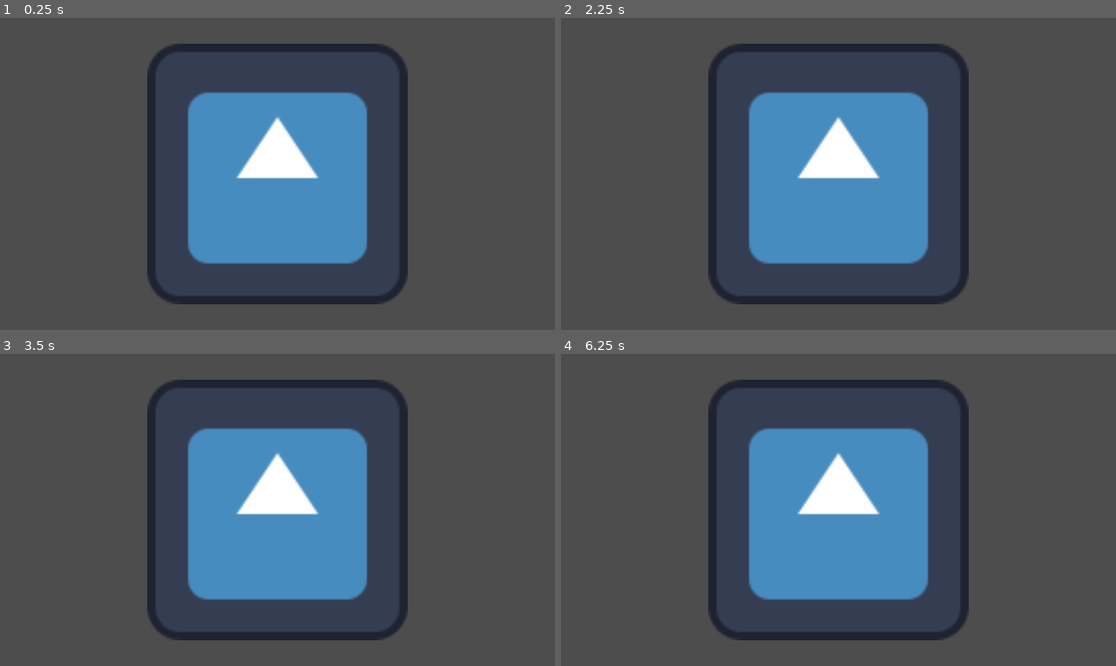
Above: before the commit, frames 1-4 (two rows, left to right).
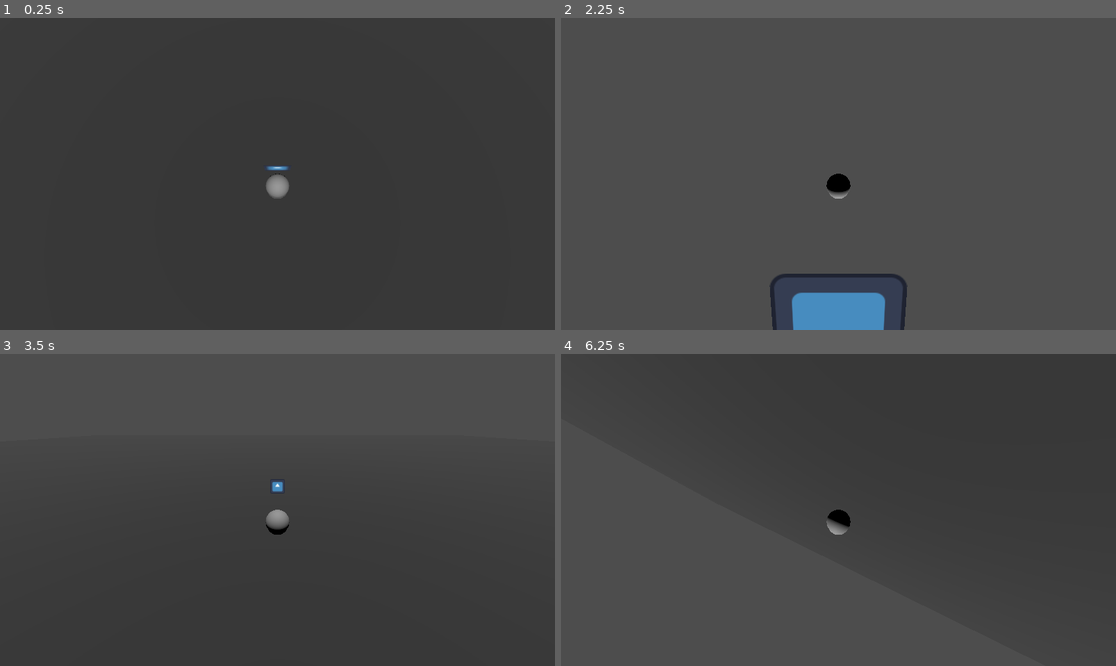
Above: after the commit, the same moments.

Repository: Flying-Hammer754/piratejam16
Game: Godot game, scene res://test_web_export.tscn
Same seed, same stepped clock (60 frames per second), same inputs: the game is played once before the commit and once after it. The engine's default icon, where the game draws it, is replaced by a stand-in: a white triangle on a blue panel in a dark square.
Inputs:
- Up to frame 1 (0.25 s): no input
- Up to frame 2 (2.25 s): tap Enter at 0.5 s; hold D (player_move_right, bound only after the commit) 0.53-1.28 s; hold F (player_fall_over, bound only after the commit) 0.53-1.28 s; tap Space (player_jump, bound only after the commit) at 0.77, 0.8, 1.07, 1.35, 1.52, 1.82, 2 s; hold S (player_move_backwards, bound only after the commit) 1.28-2.03 s; tap F (player_fall_over, bound only after the commit) at 1.55 s; hold D (player_move_right, bound only after the commit) from 2.03 s (still down); hold F (player_fall_over, bound only after the commit) from 2.03 s (still down)
- Up to frame 3 (3.5 s): tap Space (player_jump, bound only after the commit) at 2.3, 3.02, 3.32 s; release D (player_move_right, bound only after the commit) at 2.78 s; release F (player_fall_over, bound only after the commit) at 2.78 s; hold W (player_move_forward, bound only after the commit) from 2.78 s (still down); tap F (player_fall_over, bound only after the commit) at 2.85 s
- Up to frame 4 (6.25 s): release W (player_move_forward, bound only after the commit) at 3.53 s; hold Space (player_jump, bound only after the commit) 3.53-4.28 s; hold A (player_move_left, bound only after the commit) 3.53-5.03 s; tap F (player_fall_over, bound only after the commit) at 4.35, 6.05 s; tap Space (player_jump, bound only after the commit) at 4.52, 4.82, 5.3, 5.85, 6.02 s; hold S (player_move_backwards, bound only after the commit) 5.03-5.78 s; hold F (player_fall_over, bound only after the commit) 5.03-5.78 s; hold D (player_move_right, bound only after the commit) from 5.78 s (still down)

The runs differ from the first frame. In frame 1, 37% of the frame differs, in the area x 26-74%, y 8-92%; in frame 2, 25%; in frame 3, 28%; in frame 4, 27%.

Commit message:
Add Rigidbody-based Character controller

Diff:
--- /dev/null
+++ b/player.gd
@@ -0,0 +1,65 @@
+extends RigidBody3D
+
+@export var speed: float = 18.0
+@export var airspeed: float = 10.0
+@export var jump_strength: float = 150
+@export var start_of_ragdoll: float = 0.08
+@export var max_velocity: float = 36
+@export var ground: Node3D
+
+var ragdoll_time: float = 0.0
+
+# Called when the node enters the scene tree for the first time.
+func _ready() -> void:
+	set_center_of_mass(position)
+
+# Called every frame. 'delta' is the elapsed time since the previous frame.
+func _process(delta: float) -> void:
+	pass
+
+func handle_ragdoll() -> void:
+	if Vector2(rotation.x, rotation.z).distance_squared_to(Vector2.ZERO) < start_of_ragdoll:
+		ragdoll_time = 0.0
+	else:
+		ragdoll_time += get_process_delta_time()
+		print("R", Vector2(rotation.x, rotation.z).distance_squared_to(Vector2.ZERO))
+		if ragdoll_time > 4:
+			axis_lock_linear_x = true
+			axis_lock_linear_y = true
+			axis_lock_linear_z = true
+			rotation.x = 0.0 #rotation.move_toward(Vector3(0.0, 0.0, 0.0), delta * (rotation.distance_squared_to(Vector3(0.0, 0.0, 0.0)) + 1.0))
+			rotation.z = 0.0
+			position.y += 0.5
+			angular_velocity = Vector3(0.0, 0.0, 0.0)
+			print(rotation_degrees)
+			axis_lock_linear_x = false
+			axis_lock_linear_y = false
+			axis_lock_linear_z = false
+			ragdoll_time = 0
+
+func _physics_process(delta: float) -> void:
+	var input_direction: Vector2 = Input.get_vector(
+			"player_move_left", "player_move_right",
+			"player_move_forward", "player_move_backwards"
+			)
+	var movement_direction: Vector3 = Vector3(input_direction.x, 0.0, input_direction.y).normalized()
+	if get_colliding_bodies().has(ground):
+		movement_direction *= speed
+		# This was supposed to be for the player character to get up after being knocked down
+		# but, no matter what i try it doesn't work, so i got rid of it and locked the rotation on the player.
+
+		handle_ragdoll()
+	else:
+		movement_direction *= airspeed
+
+	if Input.is_action_pressed("player_jump") and get_colliding_bodies().has(ground ):
+		movement_direction.y += jump_strength
+
+	if Input.is_action_pressed("player_fall_over"):
+		angular_velocity.x = 8
+	else: if linear_velocity.length_squared() < max_velocity:
+		#linear_velocity.x = lerp(linear_velocity.x, movement_direction.x, 0.2)
+		#linear_velocity.z = lerp(linear_velocity.z, movement_direction.z, 0.2)
+		apply_impulse(movement_direction)
+		#angular_velocity = Vector3.ZERO
+		#rotation.y += movement_direction.x / speed * get_process_delta_time()
--- /dev/null
+++ b/player.tscn
@@ -0,0 +1,31 @@
+[gd_scene load_steps=4 format=3 uid="uid://d4kt434187hen"]
+
+[ext_resource type="Script" path="res://player.gd" id="1_0vjcc"]
+[ext_resource type="Shape3D" uid="uid://bduq2q0oabb3c" path="res://player_collision_shape.tres" id="1_befr8"]
+
+[sub_resource type="CapsuleMesh" id="CapsuleMesh_4gqsp"]
+
+[node name="RigidBody3D" type="RigidBody3D"]
+mass = 50.0
+lock_rotation = true
+contact_monitor = true
+max_contacts_reported = 8
+script = ExtResource("1_0vjcc")
+airspeed = 15.0
+
+[node name="CollisionShape3D" type="CollisionShape3D" parent="."]
+transform = Transform3D(1, 0, 0, 0, 1, 0, 0, 0, 1, 0, 1, 0)
+shape = ExtResource("1_befr8")
+
+[node name="Camera3D" type="Camera3D" parent="."]
+transform = Transform3D(1, 0, 0, 0, 0.173648, 0.984808, 0, -0.984808, 0.173648, 0, 10, 1)
+current = true
+
+[node name="MeshInstance3D" type="MeshInstance3D" parent="."]
+transform = Transform3D(1, 0, 0, 0, 1, 0, 0, 0, 1, 0, 1, 0)
+gi_mode = 0
+mesh = SubResource("CapsuleMesh_4gqsp")
+
+[node name="AudioListener3D" type="AudioListener3D" parent="."]
+transform = Transform3D(1, 0, 0, 0, 1, 0, 0, 0, 1, 0, 2, 0)
+current = true
--- /dev/null
+++ b/player_collision_shape.tres
@@ -0,0 +1,3 @@
+[gd_resource type="CapsuleShape3D" format=3 uid="uid://bduq2q0oabb3c"]
+
+[resource]
--- a/project.godot
+++ b/project.godot
@@ -15,6 +15,48 @@
 config/features=PackedStringArray("4.3", "GL Compatibility")
 config/icon="res://icon.svg"
 
+[input]
+
+player_move_forward={
+"deadzone": 0.5,
+"events": [Object(InputEventKey,"resource_local_to_scene":false,"resource_name":"","device":0,"window_id":0,"alt_pressed":false,"shift_pressed":false,"ctrl_pressed":false,"meta_pressed":false,"pressed":false,"keycode":0,"physical_keycode":87,"key_label":0,"unicode":0,"location":0,"echo":false,"script":null)
+, Object(InputEventJoypadButton,"resource_local_to_scene":false,"resource_name":"","device":-1,"button_index":11,"pressure":0.0,"pressed":false,"script":null)
+, Object(InputEventJoypadMotion,"resource_local_to_scene":false,"resource_name":"","device":-1,"axis":1,"axis_value":-1.0,"script":null)
+]
+}
+player_move_backwards={
+"deadzone": 0.5,
+"events": [Object(InputEventKey,"resource_local_to_scene":false,"resource_name":"","device":0,"window_id":0,"alt_pressed":false,"shift_pressed":false,"ctrl_pressed":false,"meta_pressed":false,"pressed":false,"keycode":0,"physical_keycode":83,"key_label":0,"unicode":0,"location":0,"echo":false,"script":null)
+, Object(InputEventJoypadButton,"resource_local_to_scene":false,"resource_name":"","device":-1,"button_index":12,"pressure":0.0,"pressed":false,"script":null)
+, Object(InputEventJoypadMotion,"resource_local_to_scene":false,"resource_name":"","device":-1,"axis":1,"axis_value":1.0,"script":null)
+]
+}
+player_move_left={
+"deadzone": 0.5,
+"events": [Object(InputEventKey,"resource_local_to_scene":false,"resource_name":"","device":-1,"window_id":0,"alt_pressed":false,"shift_pressed":false,"ctrl_pressed":false,"meta_pressed":false,"pressed":false,"keycode":0,"physical_keycode":65,"key_label":0,"unicode":97,"location":0,"echo":false,"script":null)
+, Object(InputEventJoypadButton,"resource_local_to_scene":false,"resource_name":"","device":-1,"button_index":13,"pressure":0.0,"pressed":false,"script":null)
+, Object(InputEventJoypadMotion,"resource_local_to_scene":false,"resource_name":"","device":-1,"axis":0,"axis_value":-1.0,"script":null)
+]
+}
+player_move_right={
+"deadzone": 0.5,
+"events": [Object(InputEventKey,"resource_local_to_scene":false,"resource_name":"","device":-1,"window_id":0,"alt_pressed":false,"shift_pressed":false,"ctrl_pressed":false,"meta_pressed":false,"pressed":false,"keycode":0,"physical_keycode":68,"key_label":0,"unicode":100,"location":0,"echo":false,"script":null)
+, Object(InputEventJoypadButton,"resource_local_to_scene":false,"resource_name":"","device":-1,"button_index":14,"pressure":0.0,"pressed":false,"script":null)
+, Object(InputEventJoypadMotion,"resource_local_to_scene":false,"resource_name":"","device":-1,"axis":0,"axis_value":1.0,"script":null)
+]
+}
+player_jump={
+"deadzone": 0.5,
+"events": [Object(InputEventKey,"resource_local_to_scene":false,"resource_name":"","device":-1,"window_id":0,"alt_pressed":false,"shift_pressed":false,"ctrl_pressed":false,"meta_pressed":false,"pressed":false,"keycode":0,"physical_keycode":32,"key_label":0,"unicode":32,"location":0,"echo":false,"script":null)
+, Object(InputEventJoypadButton,"resource_local_to_scene":false,"resource_name":"","device":-1,"button_index":0,"pressure":0.0,"pressed":false,"script":null)
+]
+}
+player_fall_over={
+"deadzone": 0.5,
+"events": [Object(InputEventKey,"resource_local_to_scene":false,"resource_name":"","device":-1,"window_id":0,"alt_pressed":false,"shift_pressed":false,"ctrl_pressed":false,"meta_pressed":false,"pressed":false,"keycode":0,"physical_keycode":70,"key_label":0,"unicode":102,"location":0,"echo":false,"script":null)
+]
+}
+
 [rendering]
 
 renderer/rendering_method="gl_compatibility"
--- a/test_web_export.tscn
+++ b/test_web_export.tscn
@@ -1,15 +1,40 @@
-[gd_scene load_steps=2 format=3 uid="uid://cif3h1xr723vl"]
+[gd_scene load_steps=6 format=3 uid="uid://cif3h1xr723vl"]
 
 [ext_resource type="Texture2D" uid="uid://ltrhgornomel" path="res://icon.svg" id="1_yuen3"]
+[ext_resource type="PackedScene" uid="uid://d4kt434187hen" path="res://player.tscn" id="2_s0y6r"]
+
+[sub_resource type="BoxShape3D" id="BoxShape3D_j3hnp"]
+size = Vector3(100, 1, 100)
+
+[sub_resource type="StandardMaterial3D" id="StandardMaterial3D_urd1m"]
+albedo_color = Color(0.190762, 0.190762, 0.190762, 1)
+
+[sub_resource type="PlaneMesh" id="PlaneMesh_6ie7x"]
 
 [node name="Node3D" type="Node3D"]
-
-[node name="Camera3D" type="Camera3D" parent="."]
-current = true
 
 [node name="Sprite3D" type="Sprite3D" parent="."]
 transform = Transform3D(1, 0, 0, 0, 1, 0, 0, 0, 1, 0, 0, -1)
 texture = ExtResource("1_yuen3")
 
-[node name="AudioListener3D" type="AudioListener3D" parent="."]
-current = true
+[node name="RigidBody3D" parent="." node_paths=PackedStringArray("ground") instance=ExtResource("2_s0y6r")]
+center_of_mass_mode = 1
+lock_rotation = false
+angular_damp_mode = 1
+angular_damp = 27.36
+airspeed = 10.0
+ground = NodePath("../Ground")
+
+[node name="Ground" type="StaticBody3D" parent="."]
+transform = Transform3D(1, 0, 0, 0, 1, 0, 0, 0, 1, 0, -1, 0)
+
+[node name="CollisionShape3D" type="CollisionShape3D" parent="Ground"]
+shape = SubResource("BoxShape3D_j3hnp")
+
+[node name="MeshInstance3D" type="MeshInstance3D" parent="Ground"]
+transform = Transform3D(100, 0, 0, 0, 100, 0, 0, 0, 100, 0, 0, 0)
+material_override = SubResource("StandardMaterial3D_urd1m")
+mesh = SubResource("PlaneMesh_6ie7x")
+
+[node name="DirectionalLight3D" type="DirectionalLight3D" parent="."]
+transform = Transform3D(1, 0, 0, 0, 0.258819, 0.965926, 0, -0.965926, 0.258819, 0, 0, 0)
